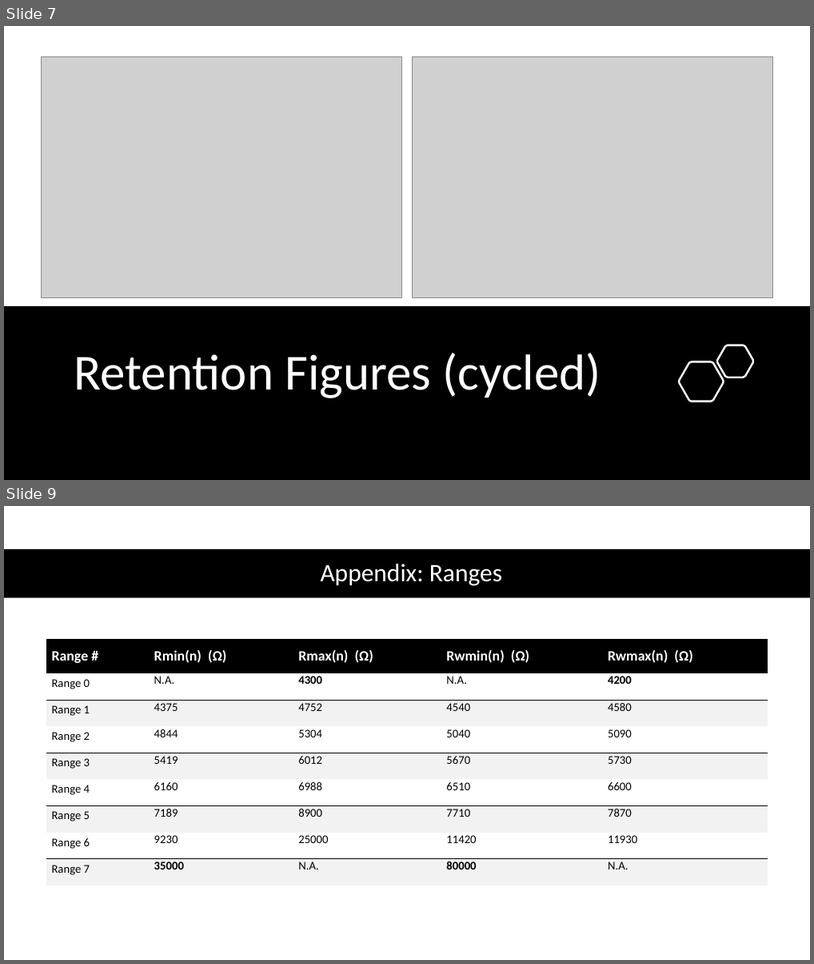
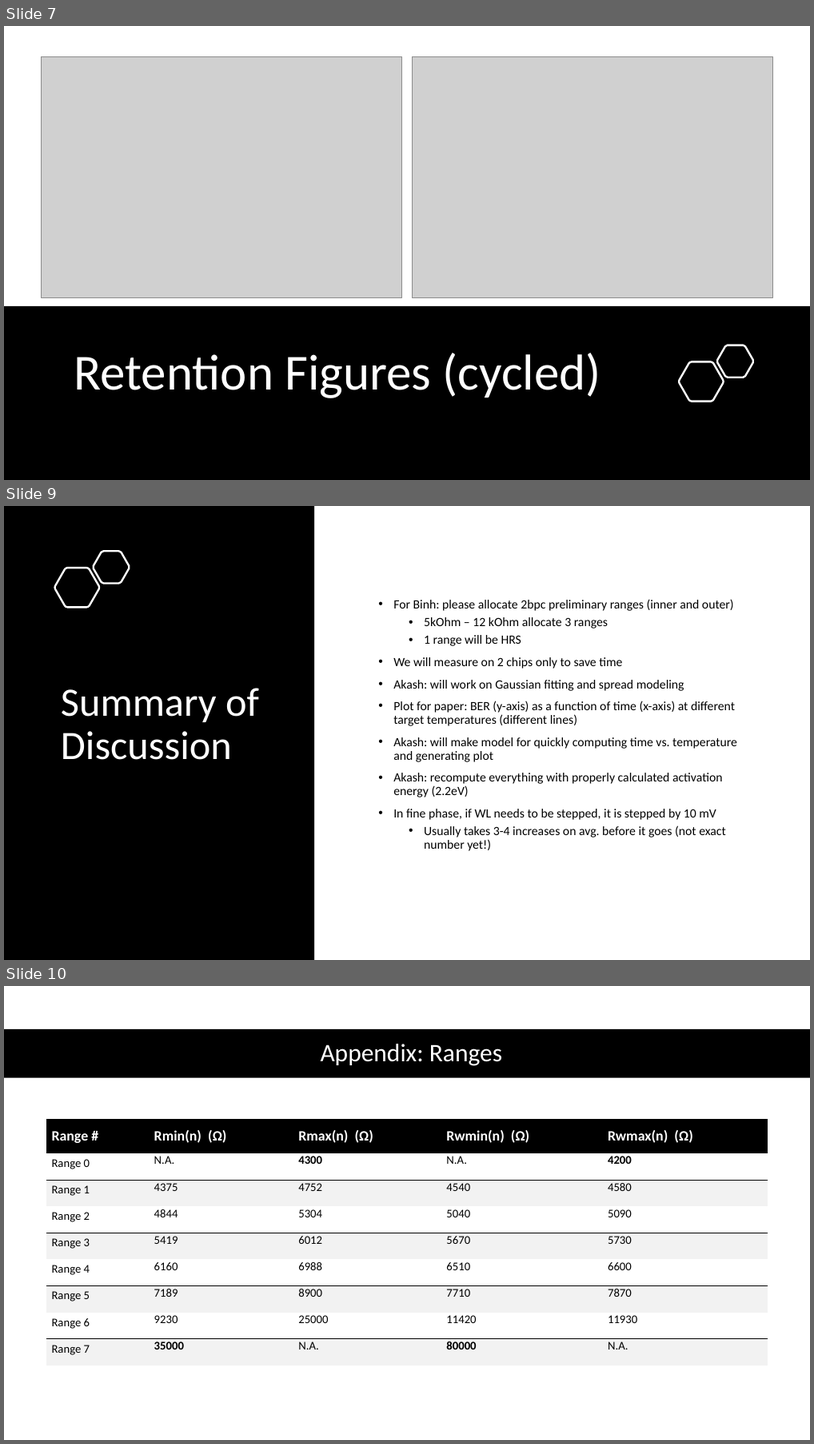
Before and after one commit to akashlevy/RRAM-RADAR-Tuning, a slide deck: presentations/Updates 7-6-20.pptx. Shown one above the other, each under a label of ours: slides 7 and 9 before the commit, slides 7, 9 and 10 after it; the slides between them are not shown. The pictures are 814x964 and 814x1444 pixels, drawn with LibreOffice and Linux fonts; fonts in the diff are those of the drawing; grey boxes stand for pictures. Boxes give left, top, right and bottom in pixels: in the first picture for what was removed or moved away, otherwise in the second. Text is boxed around its words. In the diff, an @@ line names an element or a change of style, - is before the commit and + after.

```diff
--- a/presentations/Updates 7-6-20.pptx
+++ b/presentations/Updates 7-6-20.pptx
@@ slide 9 added at [4,506,810,960], background #FFFFFF @@
@@ rectangle added at [4,506,314,960], fill #000000 @@
@@ freeform shape added at [93,552,130,584], outline #FFFFFF 2.25 pt @@
@@ freeform shape added at [55,568,99,607], outline #FFFFFF 2.25 pt @@
@@ text added at [394,599,738,851], 15 pt, text #000000 @@
+• For Binh: please allocate 2bpc preliminary ranges (inner and outer)
+  • 5kOhm – 12 kOhm allocate 3 ranges
+  • 1 range will be HRS
+• We will measure on 2 chips only to save time
+• Akash: will work on Gaussian fitting and spread modeling
+• Plot for paper: BER (y-axis) as a function of time (x-axis) at different target temperatures (different lines)
+• Akash: will make model for quickly computing time vs. temperature and generating plot
+• Akash: recompute everything with properly calculated activation energy (2.2eV)
+• In fine phase, if WL needs to be stepped, it is stepped by 10 mV
+  • Usually takes 3-4 increases on avg. before it goes (not exact number yet!)
@@ title added at [61,688,259,760], 48 pt, text #FFFFFF @@
+Summary of Discussion
@@ what was slide 9 is now slide 10 @@
```
Also in this commit, not shown: 1 slide changed.
